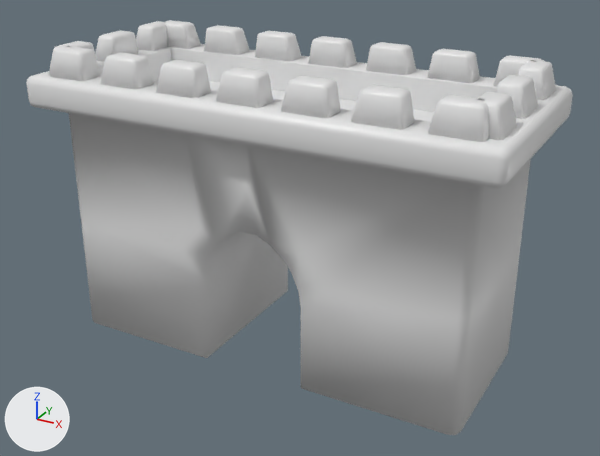
A saved change to the FBX model Assets/Assets 3D/castle_door.fbx.
The view is the same before and after, from a 50 mm camera at (3.32, -5.53, 2.8) aimed at (0.3, -0.04, 0.06). Arrows for +X, +Y and +Z are at lower left; the lights stay in place.

Script lines for the objects in view, before the commit:
```python
me_cube = bpy.data.meshes.new('Cube')
me_cube.from_pydata(...)  # 948 vertices, 812 faces; spans x -1.79..2.1, y -0.89..0.89, z -1.0..1.47
me_cube.materials.append(mat_material)  # white #e7e7e7
ob_cube = bpy.data.objects.new('Cube', me_cube)
ob_cube.location = (0.059, 0.0, 0.0)
```
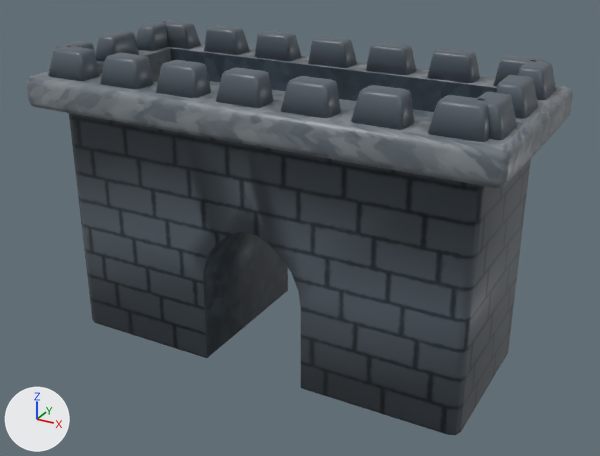
The newer file is also turned or shifted as a whole; pictures and numbers use the older file's frame.

Patch to the scene script:
```diff
--- a/Assets/Assets 3D/castle_door.fbx.py
+++ b/Assets/Assets 3D/castle_door.fbx.py
@@ img_t_castle_door_a_png @@
+img_t_castle_door_a_png = load_image('T_castle_door_A.png', '_unpacked/T_castle_door_A.png', 1024, 1024, 'sRGB')
@@ mat_porte_château @@
+mat_porte_château = principled_material('Porte château')
+mat_porte_château.texture = img_t_castle_door_a_png
+mat_porte_château.roughness = 0.4
@@ me_cube @@
 me_cube.from_pydata(...)  # 948 vertices, 812 faces; spans x -1.79..2.1, y -0.89..0.89, z -1.0..1.47
-me_cube.materials.append(mat_material)  # white #e7e7e7
+me_cube.materials.append(mat_porte_château)  # picture img_t_castle_door_a_png
```

Pixel boxes [x1, y1, x2, y2] of what changed, in the pictures (600 x 456 px):
'Cube', recoloured: [26, 20, 573, 435] in both
